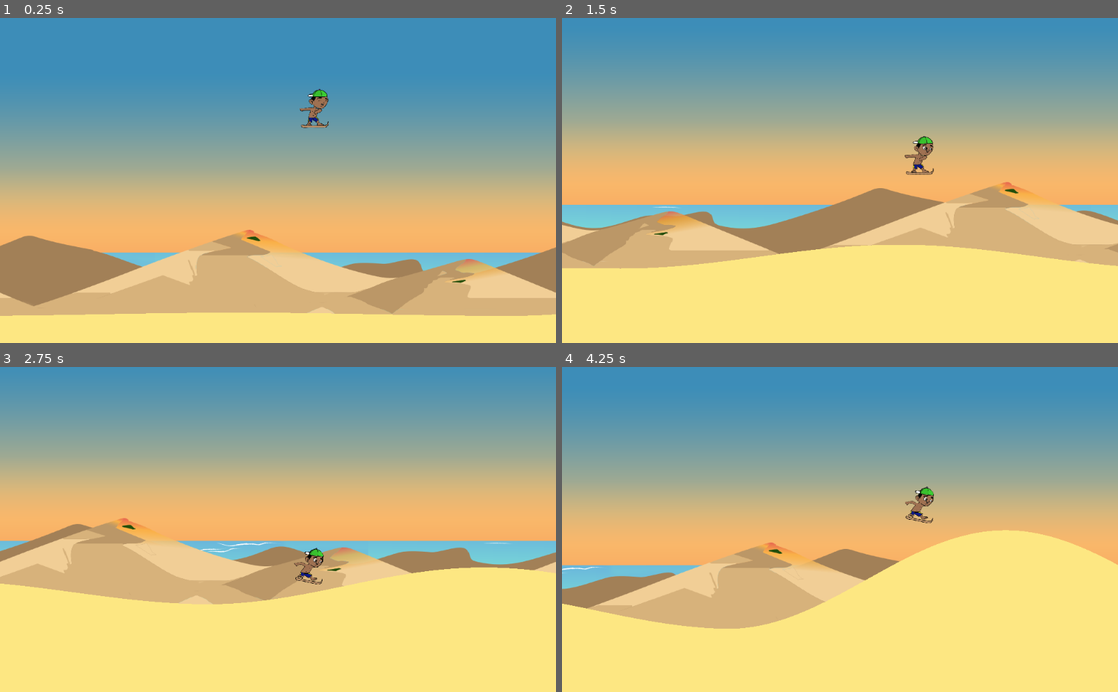
Above: before the commit, frames 1-4 (two rows, left to right).
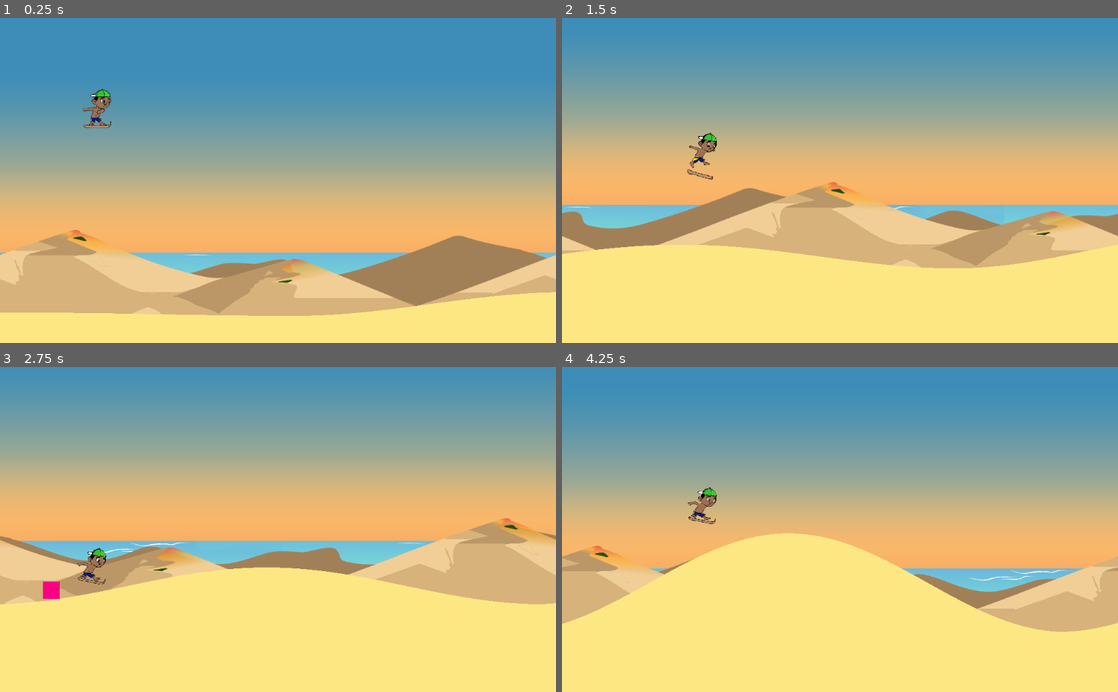
Above: after the commit, the same moments.

Repository: AlanVitorCosta/MotoresGame
Game: Godot game, scene res://scenes/World.tscn
Same seed, same stepped clock (60 frames per second), same inputs: the game is played once before the commit and once after it.
Inputs:
- Up to frame 1 (0.25 s): no input
- Up to frame 2 (1.5 s): hold Up (ui_up) 0.53-1.28 s; hold Right (ui_right) from 0.53 s (still down); tap Z at 1.35 s
- Up to frame 3 (2.75 s): tap Up (ui_up) at 1.52, 1.55, 1.82 s; release Right (ui_right) at 2.03 s; hold Left (ui_left) from 2.03 s (still down); hold Up (ui_up) from 2.03 s (still down)
- Up to frame 4 (4.25 s): release Left (ui_left) at 2.78 s; release Up (ui_up) at 2.78 s; hold Right (ui_right) from 2.78 s (still down); tap Z at 2.85 s; tap Up (ui_up) at 3.02, 3.05, 3.32 s; hold Up (ui_up) from 3.53 s (still down)

The runs differ from the first frame. In frame 1, 15% of the frame differs, in the area x 0-100%, y 21-92%; in frame 2, 17%; in frame 3, 15%; in frame 4, 21%, in the area x 0-100%, y 36-82%.

Commit message:
Sistema de spawn de objetos

Diff:
--- /dev/null
+++ b/scenes/Bugueiro.tscn
@@ -0,0 +1,20 @@
+[gd_scene load_steps=4 format=2]
+
+[ext_resource path="res://scripts/Bugueiro.gd" type="Script" id=1]
+[ext_resource path="res://sprites/textura_duna.png" type="Texture" id=2]
+
+[sub_resource type="RectangleShape2D" id=1]
+extents = Vector2( 15.5519, 15.8228 )
+
+[node name="Bugueiro" type="KinematicBody2D"]
+script = ExtResource( 1 )
+
+[node name="Sprite" type="Sprite" parent="."]
+modulate = Color( 1, 0, 1, 1 )
+texture = ExtResource( 2 )
+
+[node name="CollisionShape2D" type="CollisionShape2D" parent="."]
+shape = SubResource( 1 )
+__meta__ = {
+"_edit_lock_": true
+}
--- a/scenes/Player.tscn
+++ b/scenes/Player.tscn
@@ -2,14 +2,14 @@
 
 [ext_resource path="res://scripts/Player.gd" type="Script" id=1]
 [ext_resource path="res://scripts/GarbageCollector.gd" type="Script" id=2]
-[ext_resource path="res://sprites/Personagem/boyzaum.png" type="Texture" id=3]
-[ext_resource path="res://sprites/Personagem/boyzaum2.png" type="Texture" id=4]
-[ext_resource path="res://sprites/Personagem/abaixar.png" type="Texture" id=5]
-[ext_resource path="res://sprites/Personagem/pulo1.png" type="Texture" id=6]
-[ext_resource path="res://sprites/Personagem/pulo2.png" type="Texture" id=7]
-[ext_resource path="res://sprites/Personagem/pulo3.png" type="Texture" id=8]
-[ext_resource path="res://sprites/Personagem/pulo4.png" type="Texture" id=9]
-[ext_resource path="res://sprites/Personagem/pulo5.png" type="Texture" id=10]
+[ext_resource path="res://sprites/Personagem/pulo1.png" type="Texture" id=3]
+[ext_resource path="res://sprites/Personagem/pulo2.png" type="Texture" id=4]
+[ext_resource path="res://sprites/Personagem/pulo3.png" type="Texture" id=5]
+[ext_resource path="res://sprites/Personagem/pulo4.png" type="Texture" id=6]
+[ext_resource path="res://sprites/Personagem/pulo5.png" type="Texture" id=7]
+[ext_resource path="res://sprites/Personagem/boyzaum.png" type="Texture" id=8]
+[ext_resource path="res://sprites/Personagem/boyzaum2.png" type="Texture" id=9]
+[ext_resource path="res://sprites/Personagem/abaixar.png" type="Texture" id=10]
 
 [sub_resource type="CapsuleShape2D" id=1]
 radius = 21.4795
@@ -20,35 +20,42 @@
 
 [sub_resource type="SpriteFrames" id=3]
 animations = [ {
-"frames": [ ExtResource( 3 ), ExtResource( 3 ), ExtResource( 4 ), ExtResource( 4 ) ],
-"loop": true,
-"name": "Idle",
-"speed": 2.5
-}, {
-"frames": [ ExtResource( 5 ) ],
-"loop": false,
-"name": "Crouch",
-"speed": 5.0
-}, {
 "frames": [  ],
 "loop": false,
 "name": "Falling",
 "speed": 2.5
 }, {
-"frames": [ ExtResource( 6 ), ExtResource( 7 ), ExtResource( 8 ), ExtResource( 9 ), ExtResource( 10 ) ],
+"frames": [ ExtResource( 3 ), ExtResource( 4 ), ExtResource( 5 ), ExtResource( 6 ), ExtResource( 7 ) ],
 "loop": false,
 "name": "Jump",
 "speed": 10.0
+}, {
+"frames": [ ExtResource( 8 ), ExtResource( 8 ), ExtResource( 9 ), ExtResource( 9 ) ],
+"loop": true,
+"name": "Idle",
+"speed": 2.5
+}, {
+"frames": [ ExtResource( 10 ) ],
+"loop": false,
+"name": "Crouch",
+"speed": 5.0
 } ]
 
 [node name="Player" type="KinematicBody2D"]
 script = ExtResource( 1 )
+__meta__ = {
+"_edit_lock_": true
+}
 
 [node name="CollisionShape2D" type="CollisionShape2D" parent="."]
 position = Vector2( -0.569588, 4.27187 )
 shape = SubResource( 1 )
+__meta__ = {
+"_edit_lock_": true
+}
 
 [node name="Camera2D" type="Camera2D" parent="."]
+offset = Vector2( 400, 0 )
 current = true
 limit_top = -100
 limit_bottom = 700
@@ -75,6 +82,9 @@
 scale = Vector2( 0.6, 0.6 )
 frames = SubResource( 3 )
 animation = "Idle"
-frame = 3
+frame = 1
 playing = true
+__meta__ = {
+"_edit_lock_": true
+}
 [connection signal="body_entered" from="Area2D" to="Area2D" method="_on_Area2D_body_entered"]
--- a/scenes/World.tscn
+++ b/scenes/World.tscn
@@ -19,6 +19,7 @@
 position = Vector2( 526, 48 )
 
 [node name="ParallaxBackground" type="ParallaxBackground" parent="."]
+editor/display_folded = true
 
 [node name="BackGround" type="ParallaxLayer" parent="ParallaxBackground"]
 editor/display_folded = true
--- /dev/null
+++ b/scripts/Bugueiro.gd
@@ -0,0 +1,17 @@
+extends KinematicBody2D
+
+const SPEED = -100
+const GRAVITY = 100
+const FLOOR = Vector2(0, -1)
+
+var velocity = Vector2()
+
+func _ready():
+	pass
+
+func _physics_process(delta):
+	velocity.x = 2*SPEED
+	velocity.y += GRAVITY
+
+	velocity = move_and_slide(velocity, FLOOR)
+	pass
--- a/scripts/Player.gd
+++ b/scripts/Player.gd
@@ -11,6 +11,8 @@
 var anim = "Idle"
 var velocity = Vector2()
 var on_ground = false
+var can_animate_jump = false
+
 
 func _ready():
 	pass
@@ -32,15 +34,17 @@
 
 	if Input.is_action_pressed("ui_up") && on_ground && !Input.is_action_pressed("ui_down"):
 		velocity.y = JUMP_POWER
-		anim = "jump"
+
+		#anim = "jump"
 		#if !on_ground && !Input.is_action_pressed("ui_down"):
 		#	anim = "Jump"
 
 	if Input.is_action_pressed("ui_down"):
 		anim = "Crouch"
-	elif !on_ground && Input.is_action_pressed("ui_up"):
+	elif !on_ground && Input.is_action_pressed("ui_up") && can_animate_jump:
 		anim = "Jump"
-	else:
+		can_animate_jump = false
+	elif(on_ground):
 		anim = "Idle"
 
 
@@ -56,6 +60,7 @@
 
 	if is_on_floor():
 		on_ground = true
+		can_animate_jump = true
 	else:
 		on_ground = false
 
--- a/scripts/World.gd
+++ b/scripts/World.gd
@@ -10,7 +10,9 @@
 var terrain = PoolVector2Array()
 
 var sand_texture = preload("res://sprites/textura_duna.png")
-const base_y_offset = 200
+var enemy_bugueiro = preload("res://scenes/Bugueiro.tscn")
+const BASE_Y_OFFSET = 200
+const BASE_X_OFFSET = 800
 
 func _ready():
 	randomize()
@@ -25,6 +27,7 @@
 
 	terrain = PoolVector2Array()
 	screensize = get_viewport().get_visible_rect().size
+	screensize.x = screensize.x
 	#Setando o ponto inicial:
 	var start_y = screensize.y * 3/4 + (-hill_range + 50 % hill_range*2)
 	terrain.append(Vector2(0,start_y))
@@ -33,10 +36,10 @@
 	pass
 
 func _process(delta):
-	#print(terrain[0])
-	#print($Player.SPEED)
-	if terrain[-1].x < $Player.position.x + screensize.x / 2:
+
+	if terrain[-1].x < $Player.position.x + (screensize.x + BASE_X_OFFSET) / 2:
 		generate_hills()
+		spawn_enemy(open_simplex_noise.get_noise_2d($Player.position.x, $Player.position.y))
 	pass
 
 func generate_hills():
@@ -69,8 +72,8 @@
 	var shape = CollisionPolygon2D.new()
 	#$StaticBody2D.add_child(shape)
 	static_B2d.add_child(shape)
-	poly.append(Vector2(terrain[-1].x, screensize.y + base_y_offset))
-	poly.append(Vector2(start.x, screensize.y + base_y_offset))
+	poly.append(Vector2(terrain[-1].x, screensize.y + BASE_Y_OFFSET))
+	poly.append(Vector2(start.x, screensize.y + BASE_Y_OFFSET))
 	shape.polygon = poly
 	#aplicando textura da areia:
 	var sand = Polygon2D.new()
@@ -79,6 +82,40 @@
 	shape.add_child(sand)
 	pass
 
-func declive(x):
-	return -x
+func spawn_enemy(noise_sample):
+	var spawn_location = Vector2($Player.position.x + 1400, $Player.position.y - 200)
+
+	if noise_sample < -0.2:
+		print("spawn dromedario")
+		#exemplo de spawn:
+		var enemy = enemy_bugueiro.instance()
+		enemy.position = spawn_location
+		add_child(enemy)
+		return
+	if noise_sample < 0:
+		print("spawn bugueiro")
+		return
+	if noise_sample < 0.2:
+		print("spawn urubu")
+		return
+	else:
+		print("nada")
+
 	pass
+
+func spawn_item(noise_sample):
+	var spawn_location = Vector2($Player.position.x + 1400, $Player.position.y - 200)
+
+	if noise_sample < -0.2:
+		print("lixo spawn garrafa")
+		return
+	if noise_sample < 0:
+		print("lixo spawn pinico")
+		return
+	if noise_sample < 0.2:
+		print("lixo spawn batata")
+		return
+	else:
+		print("nada")
+
+	pass
